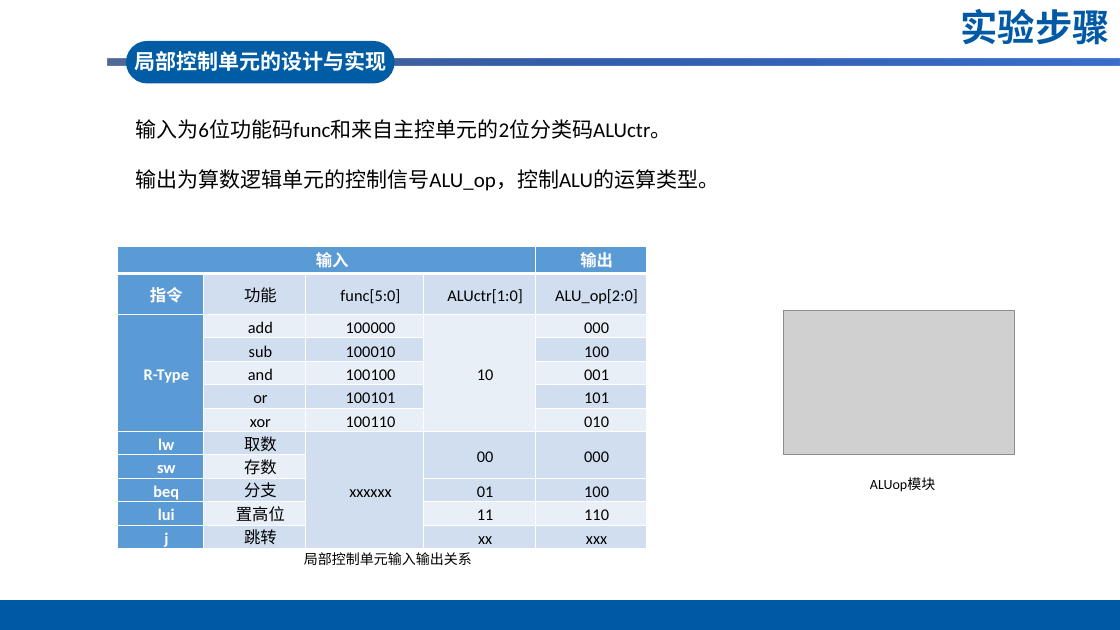
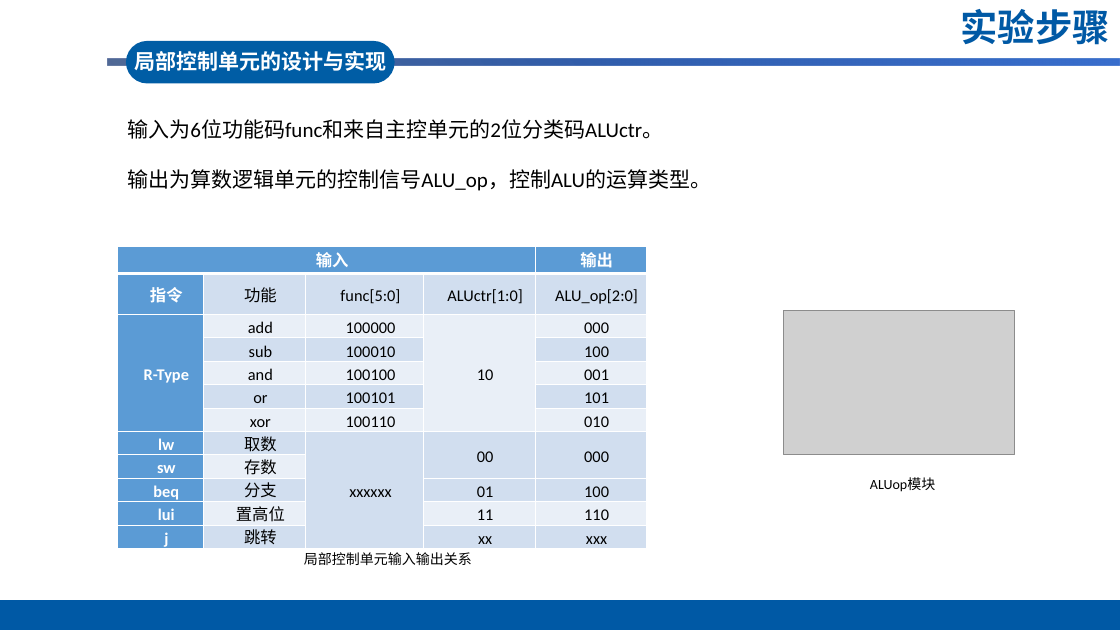
Before and after one commit to itungsten/Computer-Organization, a slide deck: slide 11 of 答辩PPT.pptx. Drawn at 1120x630 pixels with LibreOffice and Linux fonts; fonts in the diff are those of the drawing; grey boxes stand for pictures; background and template pictures are left out. Boxes give left, top, right and bottom in pixels: in the first picture for what was removed or moved away, otherwise in the second. Text is boxed around its words. In the diff, an @@ line names an element or a change of style, - is before the commit and + after.

```diff
--- a/答辩PPT.pptx
+++ b/答辩PPT.pptx
@@ text "输入为6位功能码func和来自主控单元的2位分类码ALUctr。": place and size @@
-text "输入为6位功能码func和来自主控单元的2位分类码ALUctr。" at [135,119,719,191]
+text "输入为6位功能码func和来自主控单元的2位分类码ALUctr。" at [127,119,711,191]
```
Also in this commit, not shown: 6 other slides changed.
